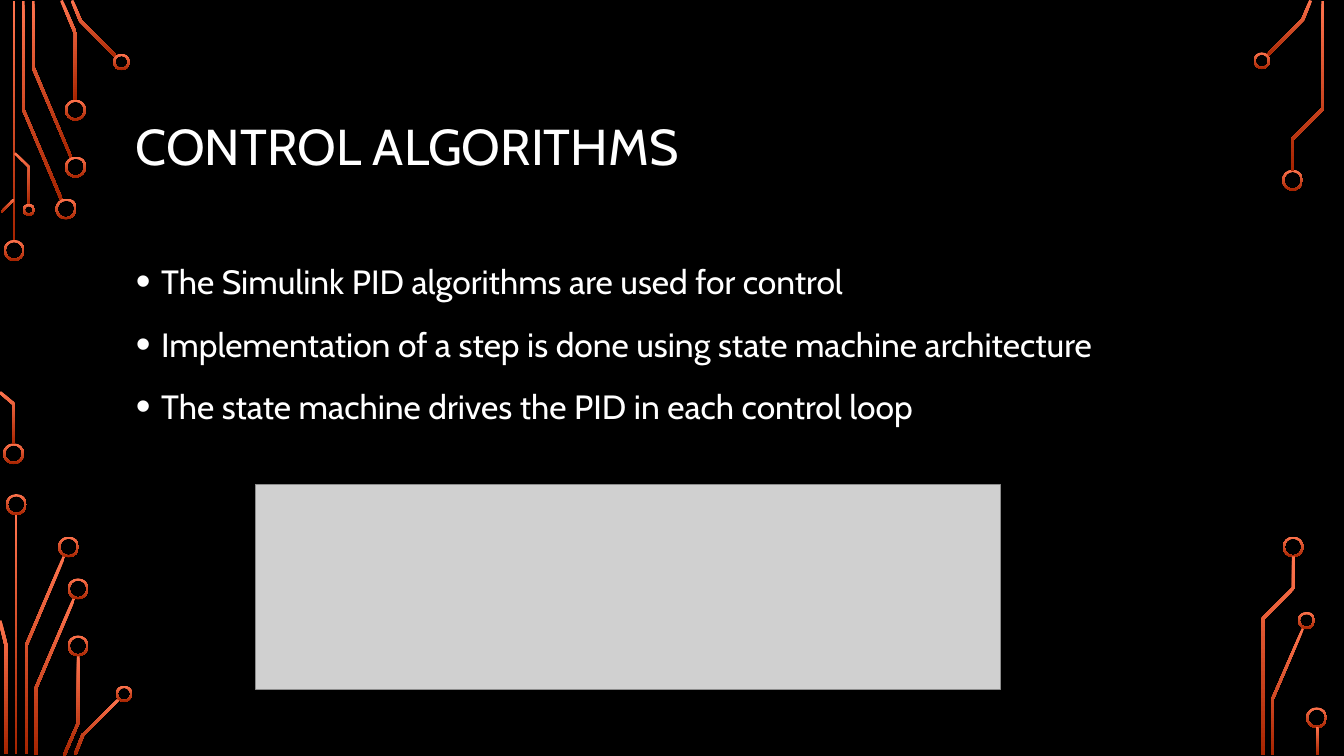
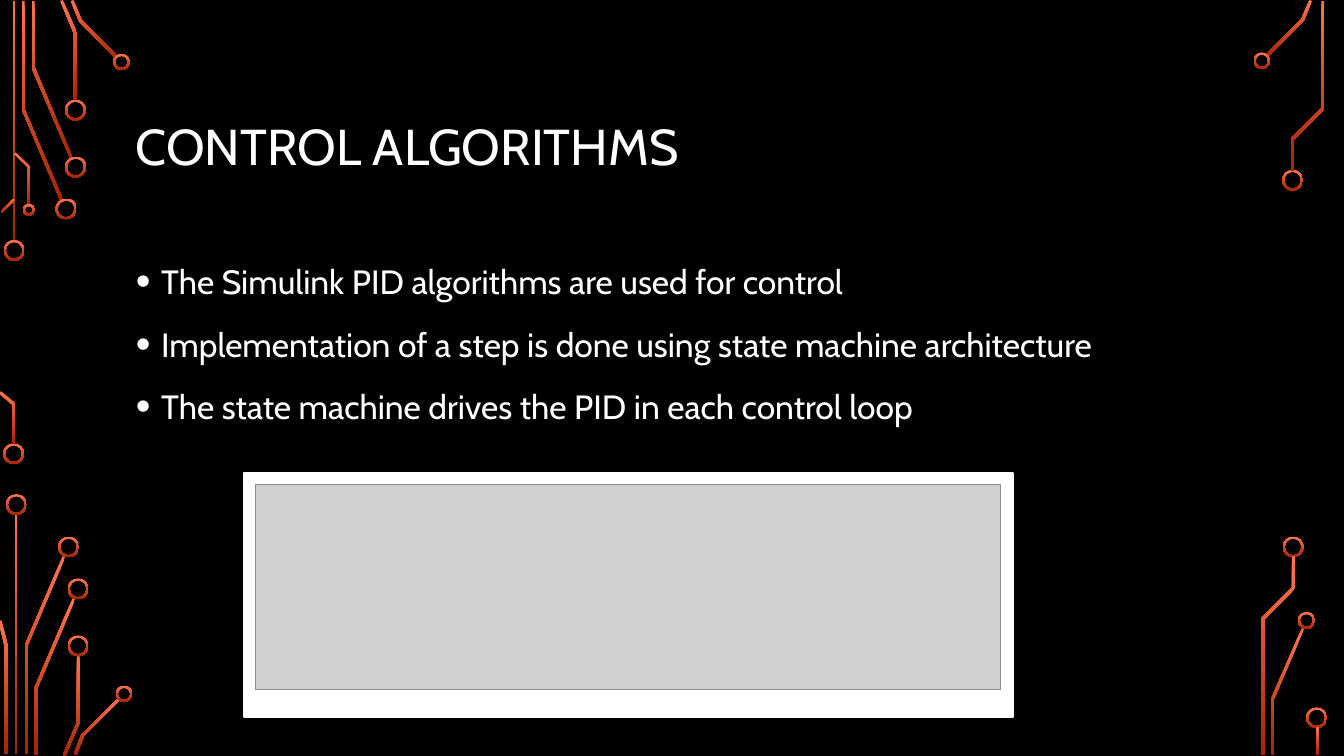
Before and after one commit to Logiant/AgileRoboticControls, a slide deck: slide 34 of Documentation/Presentation/Design Presentation/Design Presentation.pptx. Drawn at 1344x756 pixels with LibreOffice and Linux fonts; fonts in the diff are those of the drawing; grey boxes stand for pictures; background and template pictures are left out. Boxes give left, top, right and bottom in pixels: in the first picture for what was removed or moved away, otherwise in the second. Text is boxed around its words. In the diff, an @@ line names an element or a change of style, - is before the commit and + after.

```diff
--- a/Documentation/Presentation/Design Presentation/Design Presentation.pptx
+++ b/Documentation/Presentation/Design Presentation/Design Presentation.pptx
@@ rectangle added at (244,473,1012,717), fill #FFFFFF, outline #FFFFFF 1.25 pt @@
```
Also in this commit, not shown: 6 other slides changed, 1 slide added.
